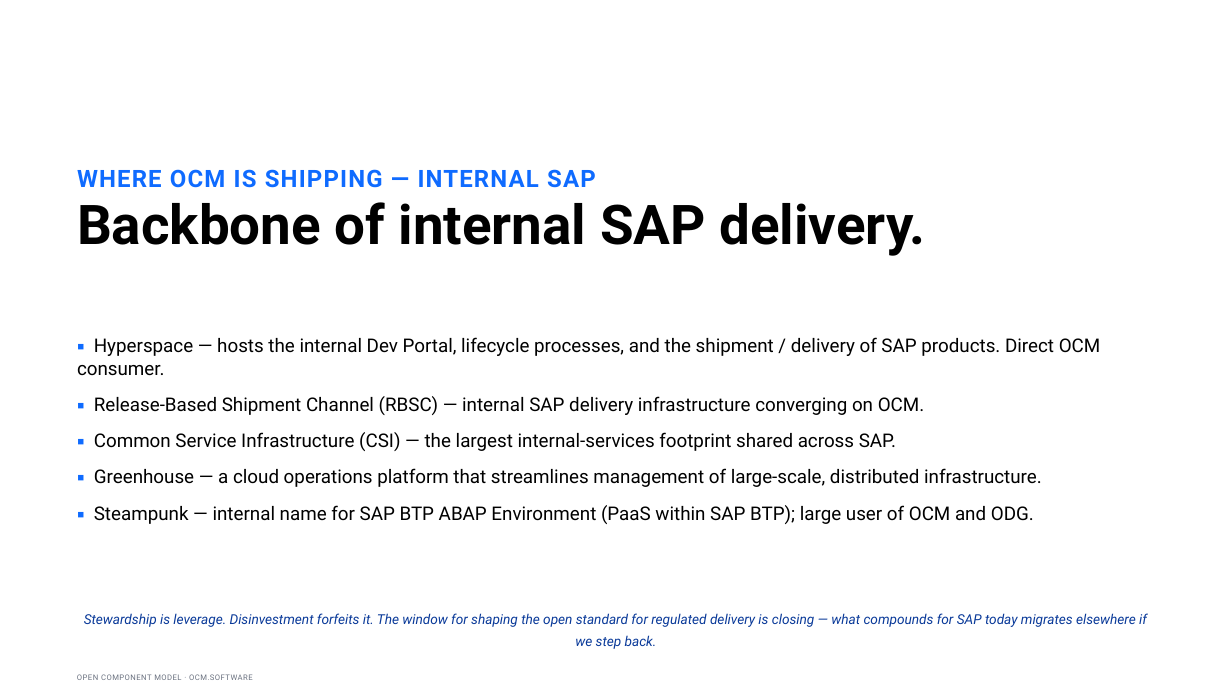
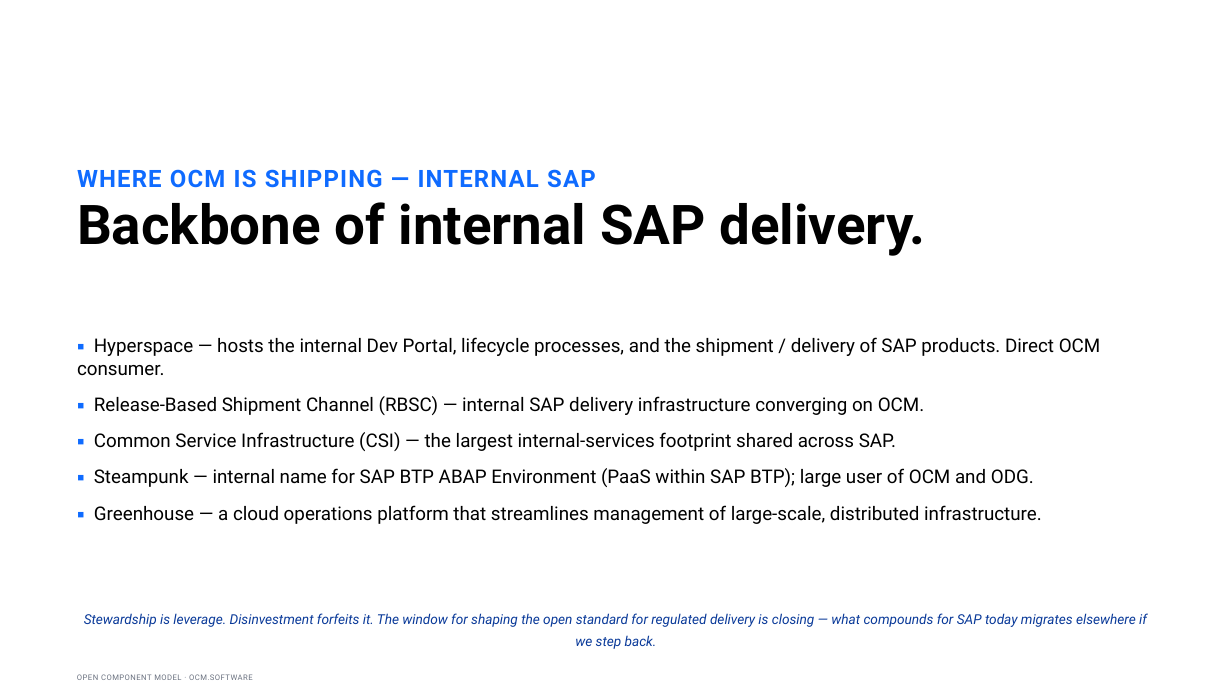
Before and after one commit to morri-son/open-component-model, a slide deck: slide 13 of docs/community/marketing/decks/exec-phase1/OCM-Sovereign-Delivery-Internal-Sponsor.pptx. Drawn at 1232x693 pixels with LibreOffice and Linux fonts; fonts in the diff are those of the drawing. Boxes give left, top, right and bottom in pixels: in the first picture for what was removed or moved away, otherwise in the second. Text is boxed around its words. In the diff, an @@ line names an element or a change of style, - is before the commit and + after.

```diff
--- a/docs/community/marketing/decks/exec-phase1/OCM-Sovereign-Delivery-Internal-Sponsor.pptx
+++ b/docs/community/marketing/decks/exec-phase1/OCM-Sovereign-Delivery-Internal-Sponsor.pptx
@@ text at box(94, 468, 1034, 487): paragraph added @@
+▪ Steampunk — internal name for SAP BTP ABAP Environment (PaaS within SAP BTP); large user of OCM and ODG.
@@ text at box(94, 505, 1034, 524): paragraph removed @@
-▪ Steampunk — internal name for SAP BTP ABAP Environment (PaaS within SAP BTP); large user of OCM and ODG.
```
Also in this commit, not shown: 5 other slides changed, 1 slide added, 10 other files.
